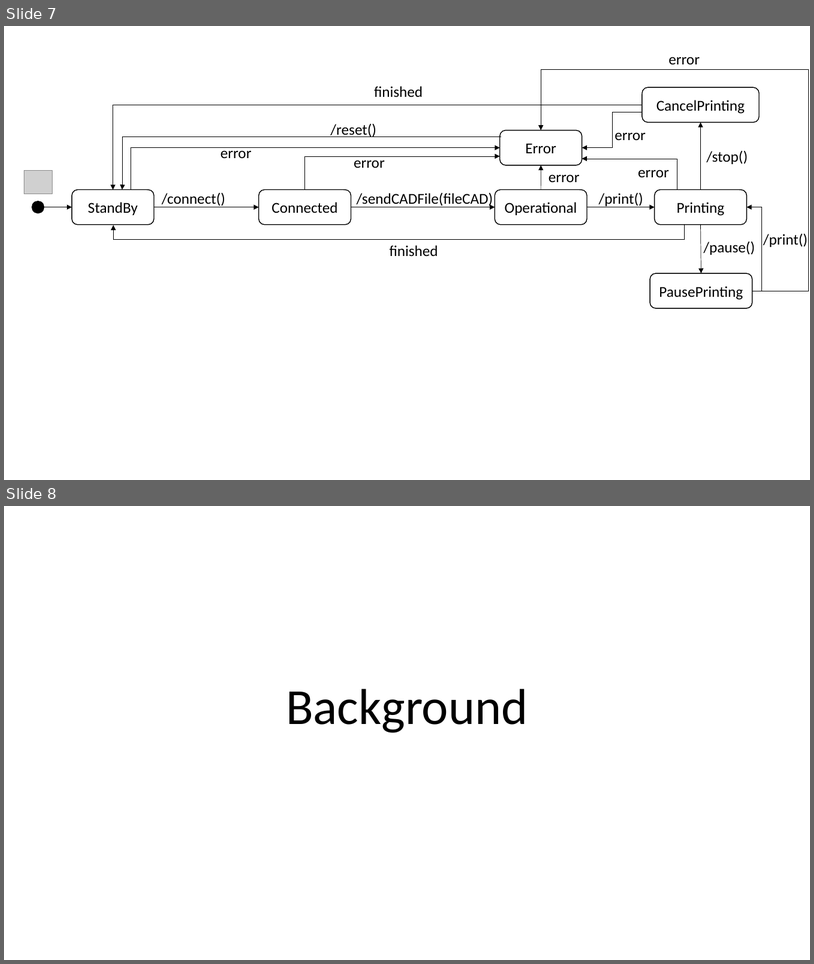
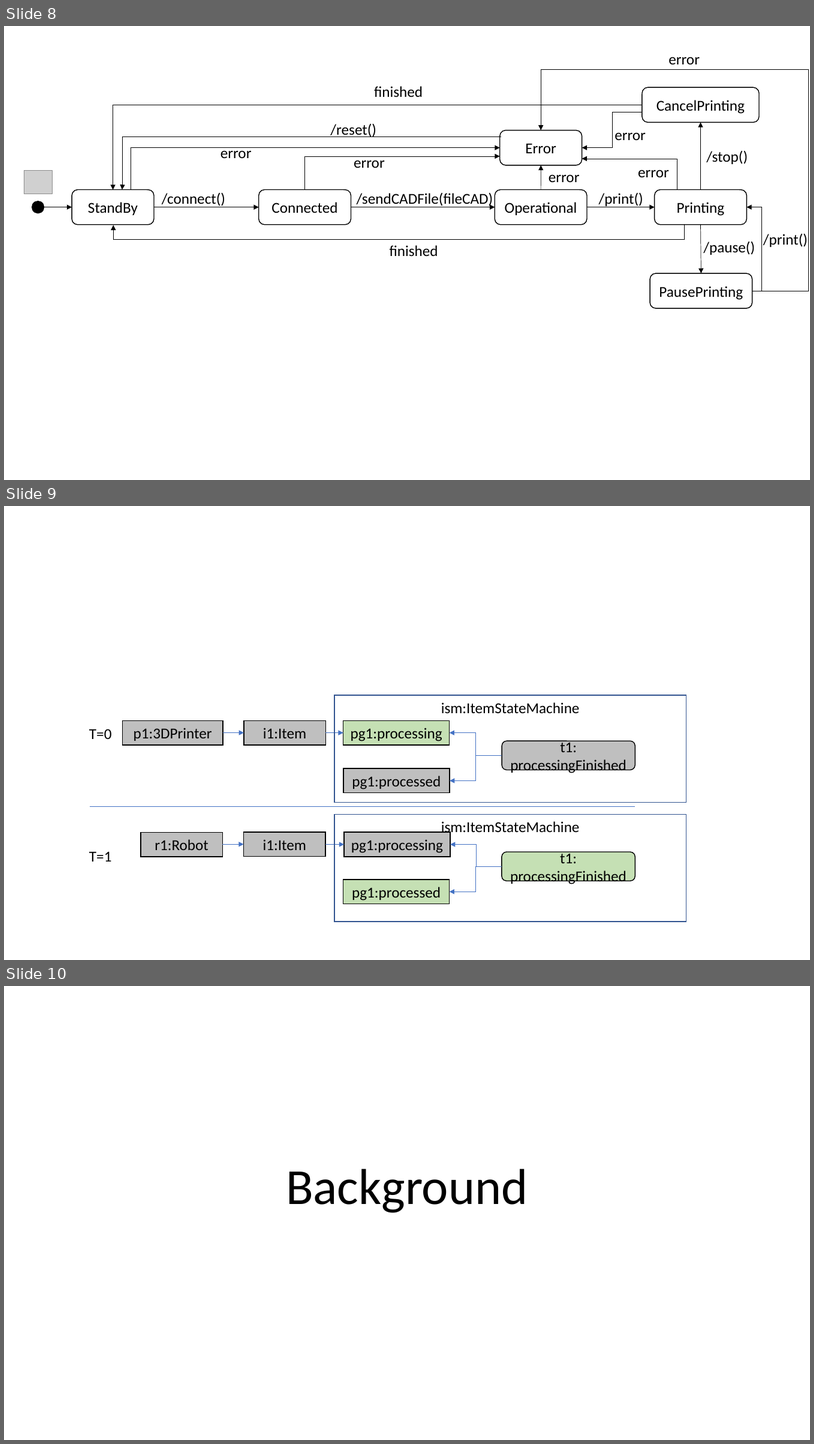
Before and after one commit to cdl-mint/at-journal, a slide deck: figures/2022_AT_Figures.pptx. Shown one above the other, each under a label of ours: slides 7 and 8 before the commit, slides 8, 9 and 10 after it. The pictures are 814x964 and 814x1444 pixels, drawn with LibreOffice and Linux fonts; fonts in the diff are those of the drawing; grey boxes stand for pictures. Boxes give left, top, right and bottom in pixels: in the first picture for what was removed or moved away, otherwise in the second. Text is boxed around its words. In the diff, an @@ line names an element or a change of style, - is before the commit and + after.

```diff
--- a/figures/2022_AT_Figures.pptx
+++ b/figures/2022_AT_Figures.pptx
@@ slide 9 added at (x1=4, y1=506, x2=810, y2=960), background #FFFFFF @@
@@ rectangle added at (x1=335, y1=696, x2=687, y2=802), outline #325491 1 pt, 18 pt, text #000000 @@
+ism:ItemStateMachine
@@ rectangle added at (x1=123, y1=721, x2=223, y2=745), fill #BFBFBF, outline #000000 1 pt, 18 pt, text #000000 @@
+p1:3DPrinter
@@ rectangle added at (x1=244, y1=720, x2=326, y2=744), fill #BFBFBF, outline #000000 1 pt, 18 pt, text #000000 @@
+i1:Item
@@ rectangle added at (x1=344, y1=720, x2=449, y2=744), fill #C5E0B4, outline #000000 1 pt, 18 pt, text #000000 @@
+pg1:processing
@@ text added at (x1=89, y1=729, x2=112, y2=739), 18 pt, text #000000 @@
+T=0
@@ elbow arrow added from (223, 733) to (244, 733), #4472C4 0.5 pt @@
@@ elbow arrow added from (326, 733) to (344, 733), #4472C4 0.5 pt @@
@@ elbow arrow added from (503, 755) to (450, 733), #4472C4 0.5 pt @@
@@ elbow arrow added from (503, 755) to (450, 781), #4472C4 0.5 pt @@
@@ rounded rectangle added at (x1=503, y1=741, x2=636, y2=770), fill #BFBFBF, outline #000000 1 pt, 18 pt, text #000000 @@
+t1: processingFinished
@@ rectangle added at (x1=344, y1=769, x2=450, y2=793), fill #BFBFBF, outline #000000 1 pt, 18 pt, text #000000 @@
+pg1:processed
@@ line added from (90, 807) to (636, 807), #4472C4 0.5 pt @@
@@ rectangle added at (x1=335, y1=814, x2=687, y2=921), outline #325491 1 pt, 18 pt, text #000000 @@
+ism:ItemStateMachine
@@ rectangle added at (x1=141, y1=832, x2=222, y2=856), fill #BFBFBF, outline #000000 1 pt, 18 pt, text #000000 @@
+r1:Robot
@@ elbow arrow added from (223, 844) to (244, 844), #4472C4 0.5 pt @@
@@ rectangle added at (x1=244, y1=832, x2=326, y2=856), fill #BFBFBF, outline #000000 1 pt, 18 pt, text #000000 @@
+i1:Item
@@ elbow arrow added from (326, 844) to (345, 844), #4472C4 0.5 pt @@
@@ rectangle added at (x1=345, y1=832, x2=450, y2=856), fill #BFBFBF, outline #000000 1 pt, 18 pt, text #000000 @@
+pg1:processing
@@ elbow arrow added from (502, 866) to (450, 844), #4472C4 0.5 pt @@
@@ text added at (x1=89, y1=851, x2=112, y2=861), 18 pt, text #000000 @@
+T=1
@@ rounded rectangle added at (x1=502, y1=852, x2=636, y2=880), fill #C5E0B4, outline #000000 1 pt, 18 pt, text #000000 @@
+t1: processingFinished
@@ rectangle added at (x1=344, y1=879, x2=449, y2=903), fill #C5E0B4, outline #000000 1 pt, 18 pt, text #000000 @@
+pg1:processed
@@ elbow arrow added from (502, 866) to (450, 891), #4472C4 0.5 pt @@
@@ what was slide 7 is now slide 8 @@
@@ what was slide 8 is now slide 10 @@
```
Also in this commit, not shown: 1 other slide added.
